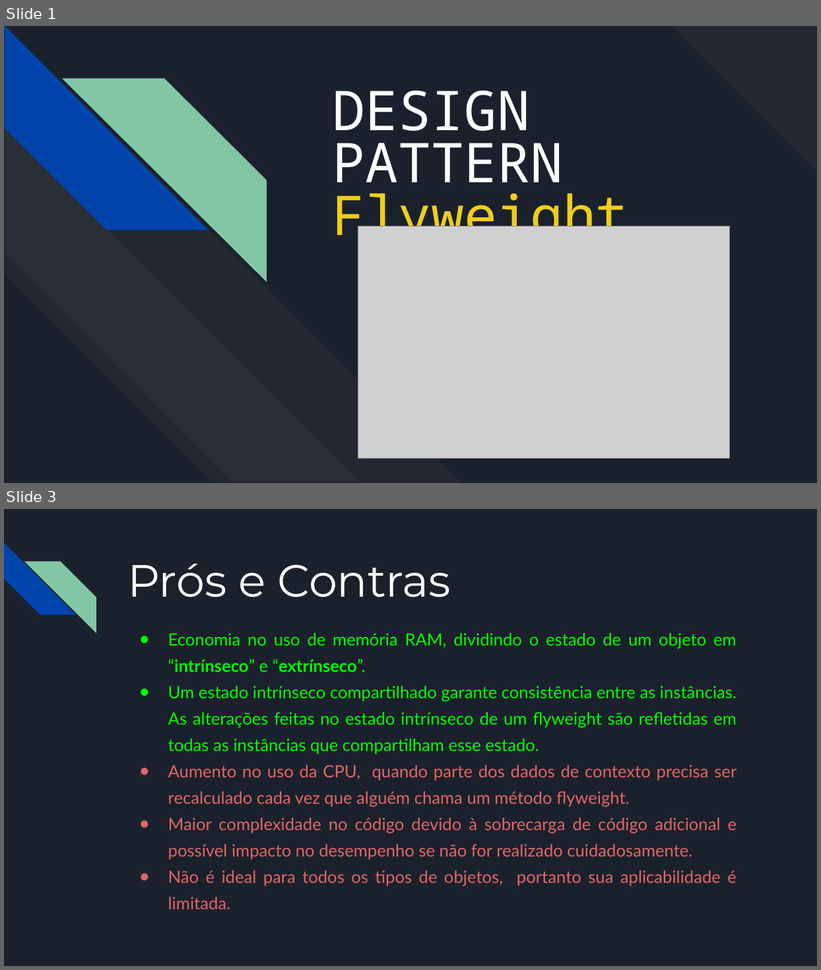
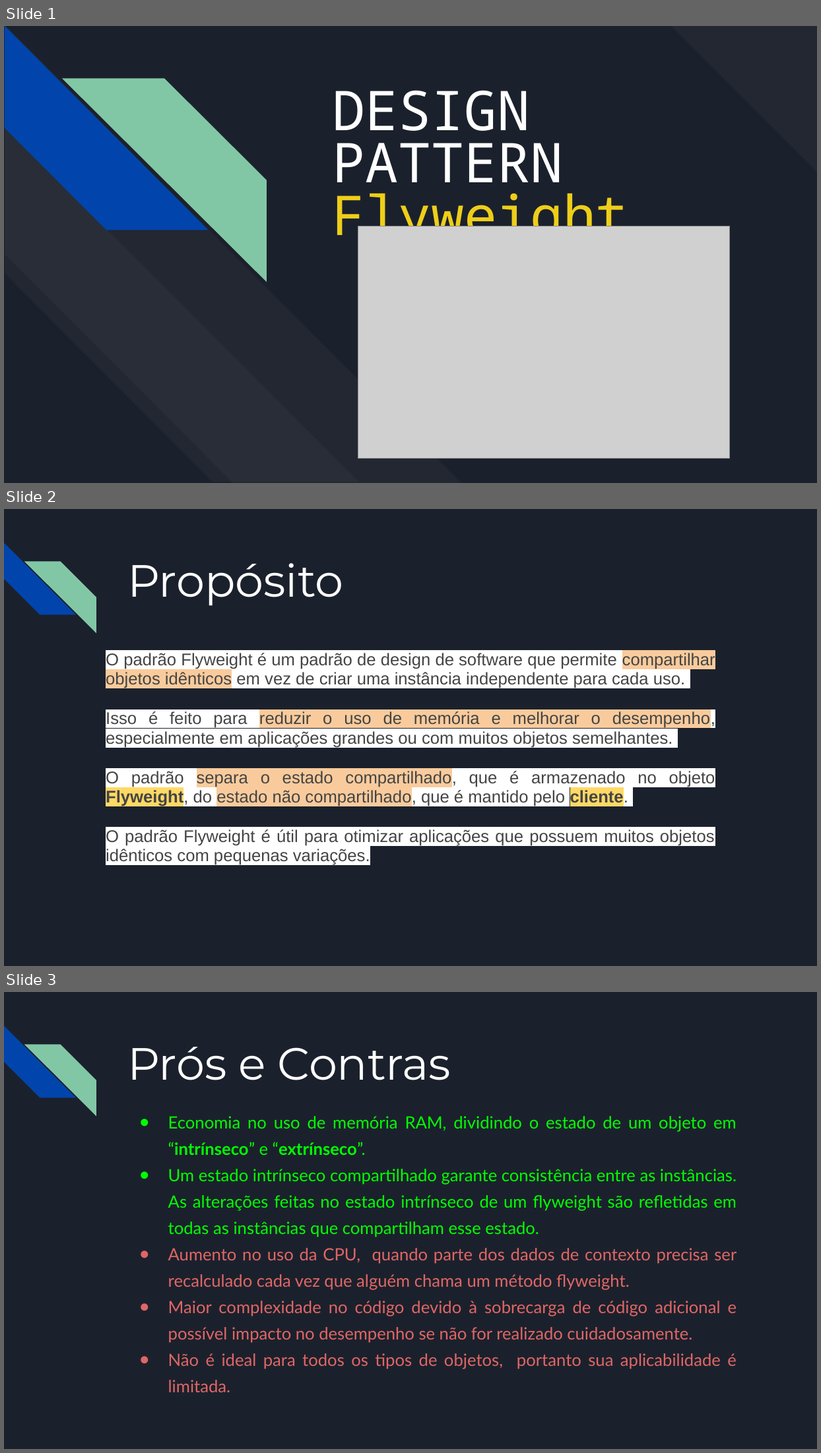
Before and after one commit to gsatilio/Exemplo_Flyweight, a slide deck: Exemplo_Flyweight/Apresentacao/DESIGN PATTERN Flyweight.pptx. Shown one above the other, each under a label of ours: slides 1 and 3 before the commit, slides 1, 2 and 3 after it; the slides between them are not shown. The pictures are 821x970 and 821x1453 pixels, drawn with LibreOffice and Linux fonts; fonts in the diff are those of the drawing; grey boxes stand for pictures. Boxes give left, top, right and bottom in pixels: in the first picture for what was removed or moved away, otherwise in the second. Text is boxed around its words. In the diff, an @@ line names an element or a change of style, - is before the commit and + after.

```diff
--- a/Exemplo_Flyweight/Apresentacao/DESIGN PATTERN Flyweight.pptx
+++ b/Exemplo_Flyweight/Apresentacao/DESIGN PATTERN Flyweight.pptx
@@ slide 2 added at <box>4,509,817,966</box>, background #1B212C; not listed: 2 template elements that a slide beside it also shows @@
@@ title added at <box>127,563,343,606</box>, 40 pt, text #FFFFFF @@
+Propósito
@@ text added at <box>106,653,715,865</box>, 15 pt, text #444444 @@
+O padrão Flyweight é um padrão de design de software que permite compartilhar objetos idênticos em vez de criar uma instância independente para cada uso.
+Isso é feito para reduzir o uso de memória e melhorar o desempenho, especialmente em aplicações grandes ou com muitos objetos semelhantes.
+O padrão separa o estado compartilhado, que é armazenado no objeto Flyweight, do estado não compartilhado, que é mantido pelo cliente.
+O padrão Flyweight é útil para otimizar aplicações que possuem muitos objetos idênticos com pequenas variações.
```
Also in this commit, not shown: 4 other slides added, 2 slides removed, 4 other files.
